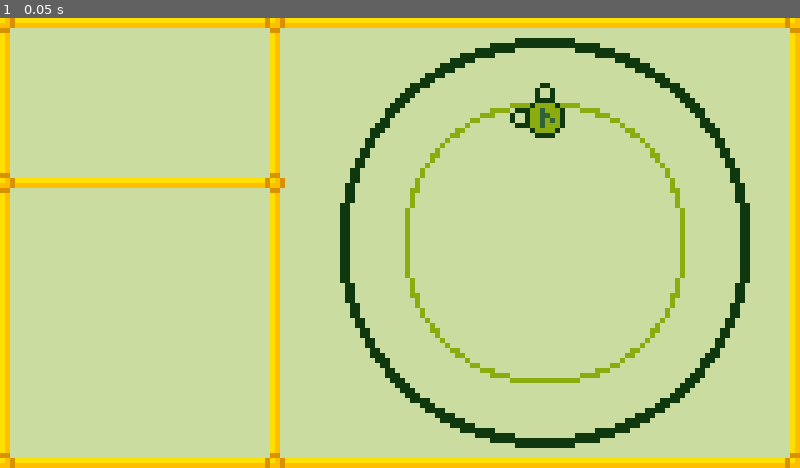
Above: before the commit, frame 1.
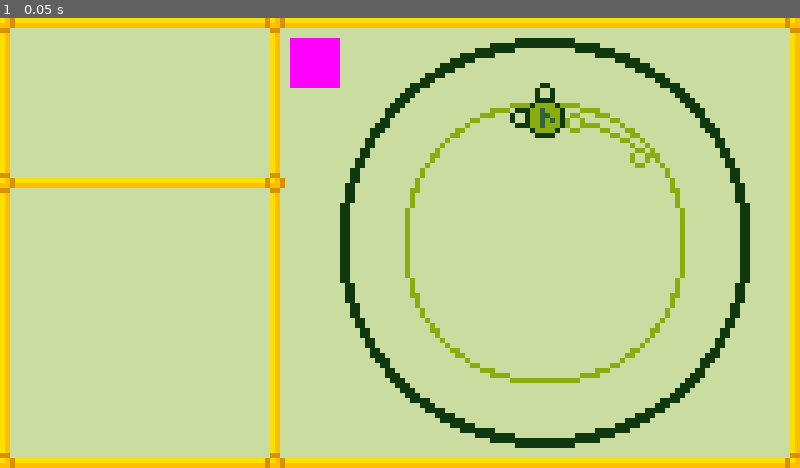
Above: after the commit, the same moment.

Repository: DarkVex9/LD55-Summoning-Circuits
Game: Godot game, scene res://main.tscn
The game is run twice, just before and just after one commit, with the same random seed, the same clock (stepped at 60 frames per second) and the same inputs.
Inputs:
- Up to frame 1 (0.05 s): no input

The runs differ from the first frame. In frame 1, 0.9% of the frame differs, in the area x 36-82%, y 4-34%.

Commit message:
Started coding wire script, changed rune and wire to be seperate scenes

Diff:
--- a/LD55-Summoning/GameManager.gd
+++ b/LD55-Summoning/GameManager.gd
@@ -7,8 +7,22 @@
 	RuneNorth.setGameManager(self)
 	RuneNorth.setGlyph("F")
 	RuneNorth.setPads("T","L")
-	pass
+	var TestWire:Sprite2D = get_tree().get_root().get_node("Main/MainField/CircleOutline/Connectable/WireMid1")
+	TestWire.set_availible(true)
 
 # Called every frame. 'delta' is the elapsed time since the previous frame.
 func _process(delta):
 	pass
+
+
+
+#Run Button
+func _on_area_2d_input_event(viewport, event, shape_idx):
+	if event is InputEventMouseButton and event.pressed:
+		emit_signal("simulation_start")
+
+func _on_area_2d_mouse_entered():
+	pass # Replace with function body.
+
+func _on_area_2d_mouse_exited():
+	pass # Replace with function body.
--- a/LD55-Summoning/Rune.gd
+++ b/LD55-Summoning/Rune.gd
@@ -12,8 +12,11 @@
 var padBottomCenter:Sprite2D
 
 var padList:Array[Sprite2D]
+var enabledPads := {"top":false,"bottom":false,"right":false,"left":false}
 
-var gameManger:Node
+var gameManager:Node
+var rightWire
+var leftWire
 
 var triggered:bool = false
 var connection1:Sprite2D
@@ -41,7 +44,7 @@
 	pass
 
 func setGameManager(manager:Node):
-	gameManger = manager
+	gameManager = manager
 
 func setGlyph(type:String):
 	glyph.modulate = "30623c"
@@ -68,6 +71,10 @@
 			glyph.set_texture(load("res://Assets/Glyphs/RuneY.png"))
 
 func setPads(dir1:String,dir2:String):
+	enabledPads.top = false
+	enabledPads.bottom = false
+	enabledPads.right = false
+	enabledPads.left = false
 	for pad in padList:
 		pad.visible = false
 		pad.get_node("Area2D/CollisionShape2D").set_deferred("disabled",true)
@@ -76,15 +83,19 @@
 			"T":
 				padTop.visible = true
 				padTop.get_node("Area2D/CollisionShape2D").set_deferred("disabled",false)
+				enabledPads.top = true
 			"R":
 				padRight.visible = true
 				padRight.get_node("Area2D/CollisionShape2D").set_deferred("disabled",false)
+				enabledPads.right = true
 			"L":
 				padLeft.visible = true
 				padLeft.get_node("Area2D/CollisionShape2D").set_deferred("disabled",false)
+				enabledPads.left = true
 			"B":
 				padBottom.visible = true
 				padBottom.get_node("Area2D/CollisionShape2D").set_deferred("disabled",false)
+				enabledPads.bottom = true
 
 func _on_simulation_start():
 	triggered = false
--- /dev/null
+++ b/LD55-Summoning/Wire.gd
@@ -0,0 +1,72 @@
+extends Sprite2D
+
+var triggered:bool = false
+var availible:bool = false
+var selected:bool = false
+
+var areaEnd1:Area2D
+var areaEnd2:Area2D
+var collisionEnd1:CollisionShape2D
+var collisionEnd2:CollisionShape2D
+var clickArea:Area2D
+
+@export var defaultTexture:Texture2D
+
+var gameManager:Node
+
+# Called when the node enters the scene tree for the first time.
+func _ready():
+	areaEnd1 = get_node("AreaEnd1")
+	areaEnd2 = get_node("AreaEnd2")
+	collisionEnd1 = get_node("AreaEnd1/CollisionShape2D")
+	collisionEnd2 = get_node("AreaEnd2/CollisionShape2D")
+	clickArea = get_node("ClickArea")
+
+
+# Called every frame. 'delta' is the elapsed time since the previous frame.
+func _process(delta):
+	pass
+
+func set_availible(val:bool):
+	set_selected(false)
+	availible = val
+	visible = val
+	clickArea.set_pickable(val)
+
+func set_selected(val:bool):
+	selected = val
+	if val:
+		modulate = "30623c"
+		collisionEnd1.set_deferred("disabled",false)
+		collisionEnd2.set_deferred("disabled",false)
+	else:
+		modulate = "8bac0f"
+		collisionEnd1.set_deferred("disabled",true)
+		collisionEnd2.set_deferred("disabled",true)
+
+func setGameManager(manager:Node):
+	gameManager = manager
+
+func _on_simulation_start():
+	triggered = false
+
+
+func _on_click_area_input_event(viewport, event, shape_idx):
+	if event is InputEventMouseButton and event.pressed:
+		print(event)
+		if availible:
+			set_selected(not selected)
+
+
+func _on_click_area_mouse_entered():
+	if selected:
+		modulate = "21532f"
+	else:
+		modulate = "759600"
+
+
+func _on_click_area_mouse_exited():
+	if selected:
+		modulate = "30623c"
+	else:
+		modulate = "8bac0f"
--- a/LD55-Summoning/main.tscn
+++ b/LD55-Summoning/main.tscn
@@ -1,17 +1,16 @@
-[gd_scene load_steps=11 format=3 uid="uid://bojei2uoh20q5"]
+[gd_scene load_steps=9 format=3 uid="uid://bojei2uoh20q5"]
 
 [ext_resource type="Texture2D" uid="uid://7xtbm0cnlbae" path="res://Assets/Border9.png" id="1_avgx8"]
 [ext_resource type="Texture2D" uid="uid://e1668rvgxq6l" path="res://Assets/OuterCircle.png" id="2_uwk7c"]
 [ext_resource type="Texture2D" uid="uid://ch2cwkrvvn23l" path="res://Assets/Guide1.png" id="3_gnp3t"]
-[ext_resource type="Texture2D" uid="uid://bdrvnks6y01lr" path="res://Assets/RuneCircle.png" id="4_gpw2f"]
-[ext_resource type="Script" path="res://Rune.gd" id="5_5obd2"]
+[ext_resource type="PackedScene" uid="uid://cbv3syepkkqhx" path="res://rune.tscn" id="4_aocgj"]
+[ext_resource type="PackedScene" uid="uid://cyt4hu3jkbj83" path="res://wire.tscn" id="5_rekc5"]
 [ext_resource type="Script" path="res://GameManager.gd" id="6_vigij"]
-[ext_resource type="Texture2D" uid="uid://b1vmxukc10cx6" path="res://Assets/Glyphs/RuneR.png" id="6_ywi2d"]
-[ext_resource type="Texture2D" uid="uid://o53mqfx6pdhv" path="res://Assets/Pad.png" id="7_6e50y"]
-[ext_resource type="Texture2D" uid="uid://b2lbxx8qah0uk" path="res://Assets/PadCenter.png" id="8_ur2k6"]
 
-[sub_resource type="RectangleShape2D" id="RectangleShape2D_2kt6i"]
-size = Vector2(6, 6)
+[sub_resource type="PlaceholderTexture2D" id="PlaceholderTexture2D_vi68w"]
+
+[sub_resource type="RectangleShape2D" id="RectangleShape2D_yot3a"]
+size = Vector2(10, 10)
 
 [node name="Main" type="Node2D"]
 
@@ -19,16 +18,8 @@
 offset_left = 48.0
 offset_right = 160.0
 offset_bottom = 90.0
+mouse_filter = 1
 color = Color(0.792157, 0.862745, 0.623529, 1)
-
-[node name="Circle Placeholder" type="ColorRect" parent="MainField"]
-visible = false
-layout_mode = 0
-offset_left = 20.0
-offset_top = 4.0
-offset_right = 102.0
-offset_bottom = 86.0
-color = Color(0.188235, 0.384314, 0.235294, 1)
 
 [node name="ScreenBorder 160x90" type="NinePatchRect" parent="MainField"]
 layout_mode = 0
@@ -67,53 +58,23 @@
 
 [node name="Connectable" type="Node2D" parent="MainField/CircleOutline"]
 
-[node name="RuneNorth" type="Sprite2D" parent="MainField/CircleOutline/Connectable"]
-position = Vector2(41, 16)
-texture = ExtResource("4_gpw2f")
-script = ExtResource("5_5obd2")
+[node name="RuneNorth" parent="MainField/CircleOutline/Connectable" instance=ExtResource("4_aocgj")]
 
-[node name="RuneGlyph" type="Sprite2D" parent="MainField/CircleOutline/Connectable/RuneNorth"]
-modulate = Color(0.188235, 0.384314, 0.235294, 1)
-texture = ExtResource("6_ywi2d")
+[node name="WireMid1" parent="MainField/CircleOutline/Connectable" instance=ExtResource("5_rekc5")]
 
-[node name="PadTop" type="Sprite2D" parent="MainField/CircleOutline/Connectable/RuneNorth"]
-position = Vector2(0, -5)
-texture = ExtResource("7_6e50y")
+[node name="RunButton" type="TextureRect" parent="MainField"]
+layout_mode = 0
+offset_left = 10.0
+offset_top = 4.0
+offset_right = 20.0
+offset_bottom = 14.0
+texture = SubResource("PlaceholderTexture2D_vi68w")
 
-[node name="Area2D" type="Area2D" parent="MainField/CircleOutline/Connectable/RuneNorth/PadTop"]
+[node name="Area2D" type="Area2D" parent="MainField/RunButton"]
 
-[node name="CollisionShape2D" type="CollisionShape2D" parent="MainField/CircleOutline/Connectable/RuneNorth/PadTop/Area2D"]
-shape = SubResource("RectangleShape2D_2kt6i")
-
-[node name="PadCenter" type="Sprite2D" parent="MainField/CircleOutline/Connectable/RuneNorth/PadTop"]
-texture = ExtResource("8_ur2k6")
-
-[node name="PadBottom" type="Sprite2D" parent="MainField/CircleOutline/Connectable/RuneNorth"]
-position = Vector2(0, 5)
-texture = ExtResource("7_6e50y")
-
-[node name="Area2D" type="Area2D" parent="MainField/CircleOutline/Connectable/RuneNorth/PadBottom"]
-
-[node name="CollisionShape2D" type="CollisionShape2D" parent="MainField/CircleOutline/Connectable/RuneNorth/PadBottom/Area2D"]
-shape = SubResource("RectangleShape2D_2kt6i")
-
-[node name="PadLeft" type="Sprite2D" parent="MainField/CircleOutline/Connectable/RuneNorth"]
-position = Vector2(-5, 0)
-texture = ExtResource("7_6e50y")
-
-[node name="Area2D" type="Area2D" parent="MainField/CircleOutline/Connectable/RuneNorth/PadLeft"]
-
-[node name="CollisionShape2D" type="CollisionShape2D" parent="MainField/CircleOutline/Connectable/RuneNorth/PadLeft/Area2D"]
-shape = SubResource("RectangleShape2D_2kt6i")
-
-[node name="PadRight" type="Sprite2D" parent="MainField/CircleOutline/Connectable/RuneNorth"]
-position = Vector2(5, 0)
-texture = ExtResource("7_6e50y")
-
-[node name="Area2D" type="Area2D" parent="MainField/CircleOutline/Connectable/RuneNorth/PadRight"]
-
-[node name="CollisionShape2D" type="CollisionShape2D" parent="MainField/CircleOutline/Connectable/RuneNorth/PadRight/Area2D"]
-shape = SubResource("RectangleShape2D_2kt6i")
+[node name="CollisionShape2D" type="CollisionShape2D" parent="MainField/RunButton/Area2D"]
+position = Vector2(5, 5)
+shape = SubResource("RectangleShape2D_yot3a")
 
 [node name="TopLeftField" type="ColorRect" parent="."]
 offset_right = 54.0
@@ -152,3 +113,7 @@
 
 [node name="GameManager" type="Node" parent="."]
 script = ExtResource("6_vigij")
+
+[connection signal="input_event" from="MainField/RunButton/Area2D" to="GameManager" method="_on_area_2d_input_event"]
+[connection signal="mouse_entered" from="MainField/RunButton/Area2D" to="GameManager" method="_on_area_2d_mouse_entered"]
+[connection signal="mouse_exited" from="MainField/RunButton/Area2D" to="GameManager" method="_on_area_2d_mouse_exited"]
--- /dev/null
+++ b/LD55-Summoning/rune.tscn
@@ -0,0 +1,58 @@
+[gd_scene load_steps=7 format=3 uid="uid://cbv3syepkkqhx"]
+
+[ext_resource type="Texture2D" uid="uid://bdrvnks6y01lr" path="res://Assets/RuneCircle.png" id="1_fddaq"]
+[ext_resource type="Script" path="res://Rune.gd" id="2_wxvg5"]
+[ext_resource type="Texture2D" uid="uid://b1vmxukc10cx6" path="res://Assets/Glyphs/RuneR.png" id="3_od8ki"]
+[ext_resource type="Texture2D" uid="uid://o53mqfx6pdhv" path="res://Assets/Pad.png" id="4_1e1db"]
+[ext_resource type="Texture2D" uid="uid://b2lbxx8qah0uk" path="res://Assets/PadCenter.png" id="5_ymm8s"]
+
+[sub_resource type="RectangleShape2D" id="RectangleShape2D_2kt6i"]
+size = Vector2(6, 6)
+
+[node name="Rune" type="Sprite2D"]
+position = Vector2(41, 16)
+texture = ExtResource("1_fddaq")
+script = ExtResource("2_wxvg5")
+
+[node name="RuneGlyph" type="Sprite2D" parent="."]
+modulate = Color(0.188235, 0.384314, 0.235294, 1)
+texture = ExtResource("3_od8ki")
+
+[node name="PadTop" type="Sprite2D" parent="."]
+position = Vector2(0, -5)
+texture = ExtResource("4_1e1db")
+
+[node name="Area2D" type="Area2D" parent="PadTop"]
+
+[node name="CollisionShape2D" type="CollisionShape2D" parent="PadTop/Area2D"]
+shape = SubResource("RectangleShape2D_2kt6i")
+
+[node name="PadCenter" type="Sprite2D" parent="PadTop"]
+texture = ExtResource("5_ymm8s")
+
+[node name="PadBottom" type="Sprite2D" parent="."]
+position = Vector2(0, 5)
+texture = ExtResource("4_1e1db")
+
+[node name="Area2D" type="Area2D" parent="PadBottom"]
+
+[node name="CollisionShape2D" type="CollisionShape2D" parent="PadBottom/Area2D"]
+shape = SubResource("RectangleShape2D_2kt6i")
+
+[node name="PadLeft" type="Sprite2D" parent="."]
+position = Vector2(-5, 0)
+texture = ExtResource("4_1e1db")
+
+[node name="Area2D" type="Area2D" parent="PadLeft"]
+
+[node name="CollisionShape2D" type="CollisionShape2D" parent="PadLeft/Area2D"]
+shape = SubResource("RectangleShape2D_2kt6i")
+
+[node name="PadRight" type="Sprite2D" parent="."]
+position = Vector2(5, 0)
+texture = ExtResource("4_1e1db")
+
+[node name="Area2D" type="Area2D" parent="PadRight"]
+
+[node name="CollisionShape2D" type="CollisionShape2D" parent="PadRight/Area2D"]
+shape = SubResource("RectangleShape2D_2kt6i")
--- /dev/null
+++ b/LD55-Summoning/wire.tscn
@@ -0,0 +1,40 @@
+[gd_scene load_steps=5 format=3 uid="uid://cyt4hu3jkbj83"]
+
+[ext_resource type="Texture2D" uid="uid://d3lrrq2jmd1vd" path="res://Assets/Connections/MiddleSegmentShort.png" id="1_t0ttp"]
+[ext_resource type="Script" path="res://Wire.gd" id="2_qyvnl"]
+
+[sub_resource type="RectangleShape2D" id="RectangleShape2D_4jmcq"]
+size = Vector2(4, 4)
+
+[sub_resource type="RectangleShape2D" id="RectangleShape2D_ho5fx"]
+size = Vector2(20, 6)
+
+[node name="Wire" type="Sprite2D"]
+modulate = Color(0.545098, 0.67451, 0.0588235, 1)
+z_index = 1
+position = Vector2(53, 20)
+texture = ExtResource("1_t0ttp")
+script = ExtResource("2_qyvnl")
+
+[node name="AreaEnd1" type="Area2D" parent="."]
+position = Vector2(-7, -4)
+
+[node name="CollisionShape2D" type="CollisionShape2D" parent="AreaEnd1"]
+shape = SubResource("RectangleShape2D_4jmcq")
+
+[node name="AreaEnd2" type="Area2D" parent="."]
+
+[node name="CollisionShape2D" type="CollisionShape2D" parent="AreaEnd2"]
+position = Vector2(6, 3)
+shape = SubResource("RectangleShape2D_4jmcq")
+
+[node name="ClickArea" type="Area2D" parent="."]
+
+[node name="CollisionShape2D" type="CollisionShape2D" parent="ClickArea"]
+position = Vector2(1, -2)
+rotation = 0.47822
+shape = SubResource("RectangleShape2D_ho5fx")
+
+[connection signal="input_event" from="ClickArea" to="." method="_on_click_area_input_event"]
+[connection signal="mouse_entered" from="ClickArea" to="." method="_on_click_area_mouse_entered"]
+[connection signal="mouse_exited" from="ClickArea" to="." method="_on_click_area_mouse_exited"]
Binary file changed: LD55-Summoning/Assets/Background.png
Binary file changed: LD55-Summoning/Assets/Connections/InnerSegment.png
Binary file changed: LD55-Summoning/Assets/Connections/InnerToMidCardinal.png
Binary file changed: LD55-Summoning/Assets/Connections/InnerToMidDiagonal.png
Binary file changed: LD55-Summoning/Assets/Connections/MiddleSegmentLong.png
Binary file changed: LD55-Summoning/Assets/Connections/MiddleSegmentShort.png
Binary file changed: LD55-Summoning/Assets/Connections/OuterSegment.png
Binary file changed: LD55-Summoning/Assets/Connections/OuterToMidCardinal.png
Binary file changed: LD55-Summoning/Assets/Connections/OuterToMidDiagonal.png
Binary file changed: LD55-Summoning/Assets/Glyphs/RuneA.png
Binary file changed: LD55-Summoning/Assets/Glyphs/RuneC.png
Binary file changed: LD55-Summoning/Assets/Glyphs/RuneF.png
(and 16 more such lines)
